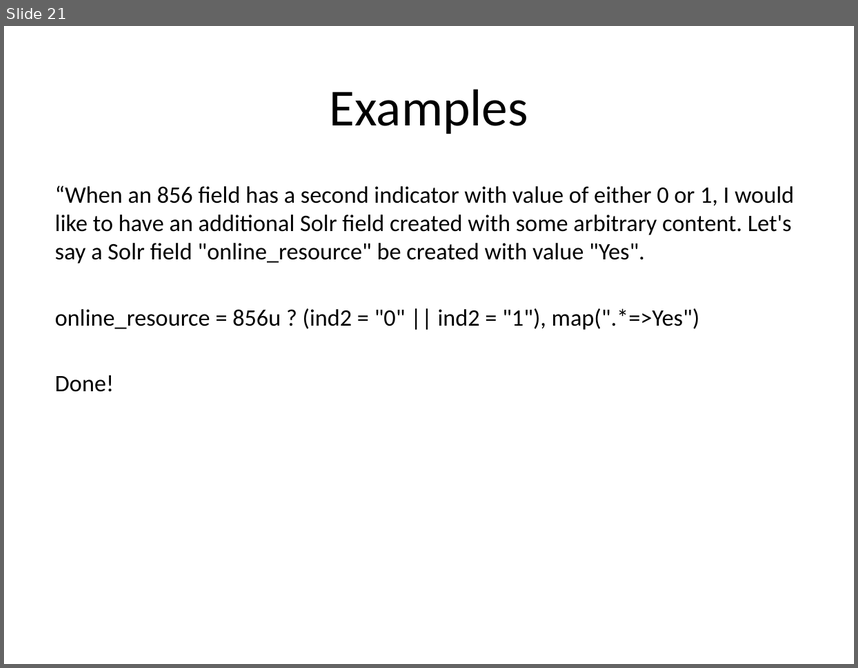
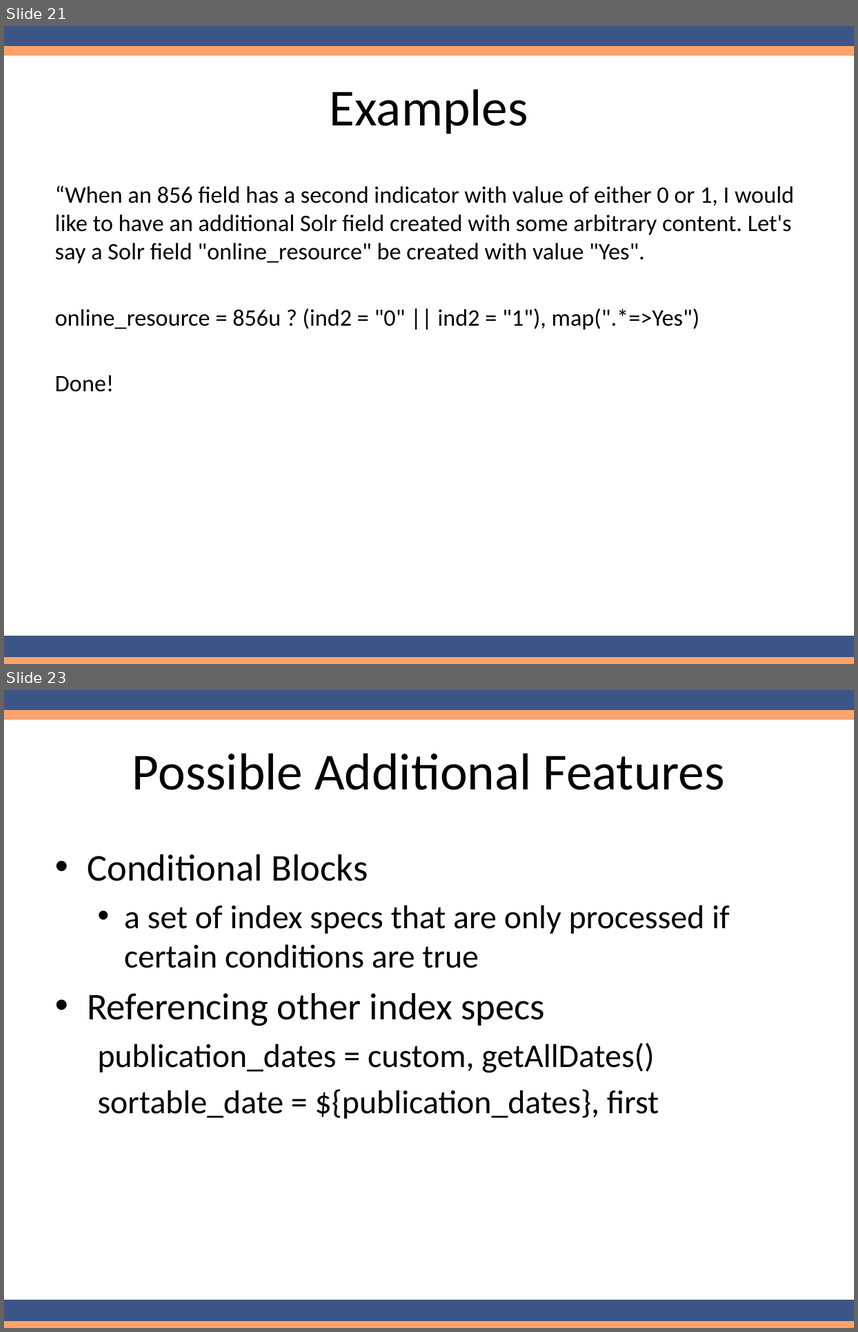
Before and after one commit to solrmarc/solrmarc, a slide deck: New Release of SolrMarc.pptx. Shown one above the other, each under a label of ours: slide 21 before the commit, slides 21 and 23 after it; the slides between them are not shown. The pictures are 858x668 and 858x1332 pixels, drawn with LibreOffice and Linux fonts; fonts in the diff are those of the drawing. Boxes give left, top, right and bottom in pixels: in the first picture for what was removed or moved away, otherwise in the second. Text is boxed around its words. In the diff, an @@ line names an element or a change of style, - is before the commit and + after.

```diff
--- a/New Release of SolrMarc.pptx
+++ b/New Release of SolrMarc.pptx
@@ slide 23 added at (4,690,854,1328), background #FFFFFF @@
@@ rectangle added at (4,690,854,711), fill #3B5586, outline #3B5586 2 pt @@
@@ rectangle added at (4,711,854,718), fill #FFA26B, outline #FFA26B 2 pt @@
@@ title added at (132,753,725,790), 44 pt, text #000000 @@
+Possible Additional Features
@@ text added at (87,854,730,1118), 28 pt, text #000000 @@
+• Conditional Blocks
+  • a set of index specs that are only processed if certain conditions are true
+• Referencing other index specs
+  publication_dates = custom, getAllDates()
+  sortable_date = ${publication_dates}, first
@@ rectangle added at (4,1301,854,1321), fill #3B5586, outline #3B5586 2 pt @@
@@ rectangle added at (4,1321,854,1328), fill #FFA26B, outline #FFA26B 2 pt @@
@@ slide 21 changed as well @@
@@ rectangle added at (4,26,854,47), fill #3B5586, outline #3B5586 2 pt @@
@@ rectangle added at (4,47,854,54), fill #FFA26B, outline #FFA26B 2 pt @@
@@ rectangle added at (4,637,854,657), fill #3B5586, outline #3B5586 2 pt @@
@@ rectangle added at (4,657,854,664), fill #FFA26B, outline #FFA26B 2 pt @@
```
Also in this commit, not shown: 21 other slides changed, 1 other slide added, 1 slide removed.
